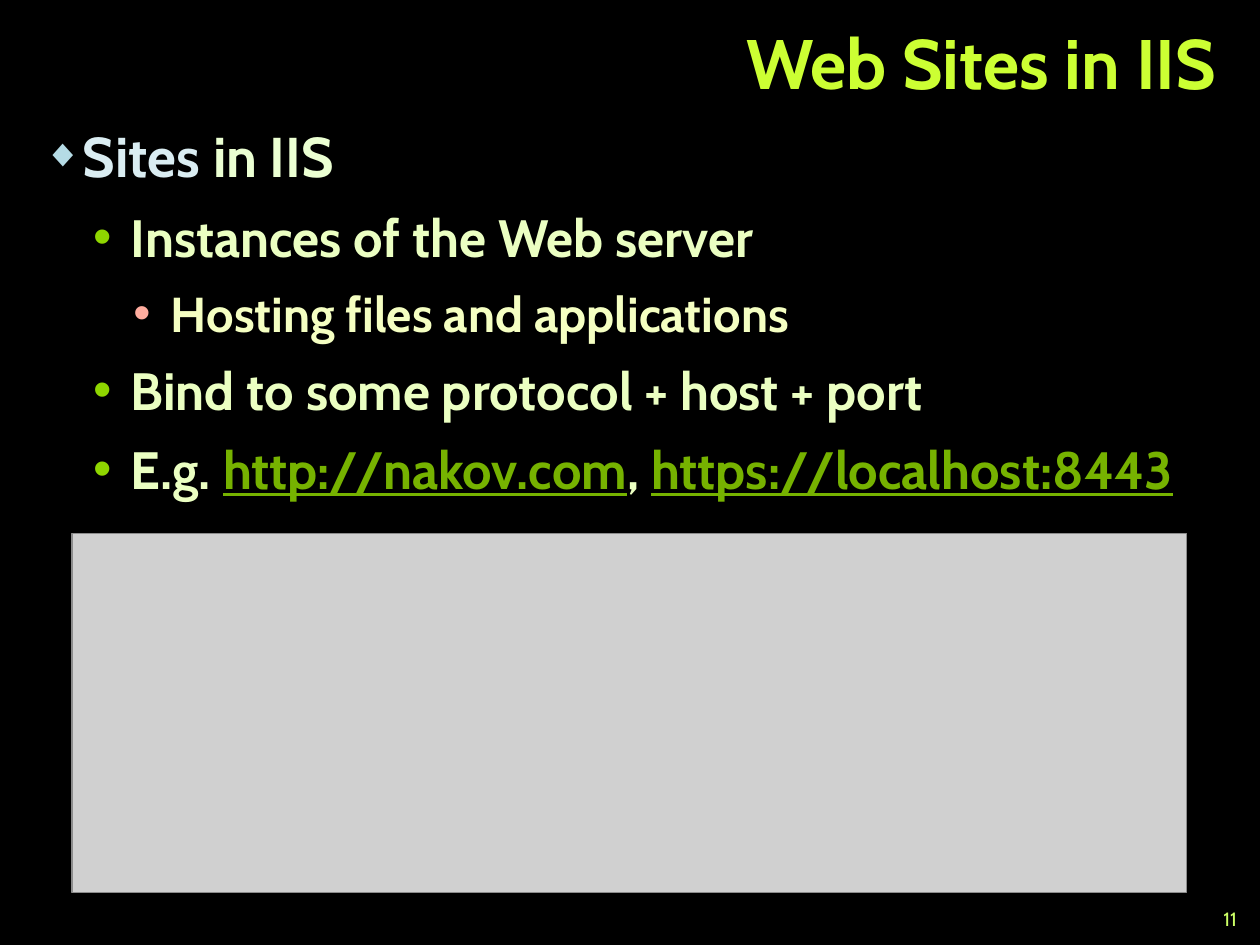
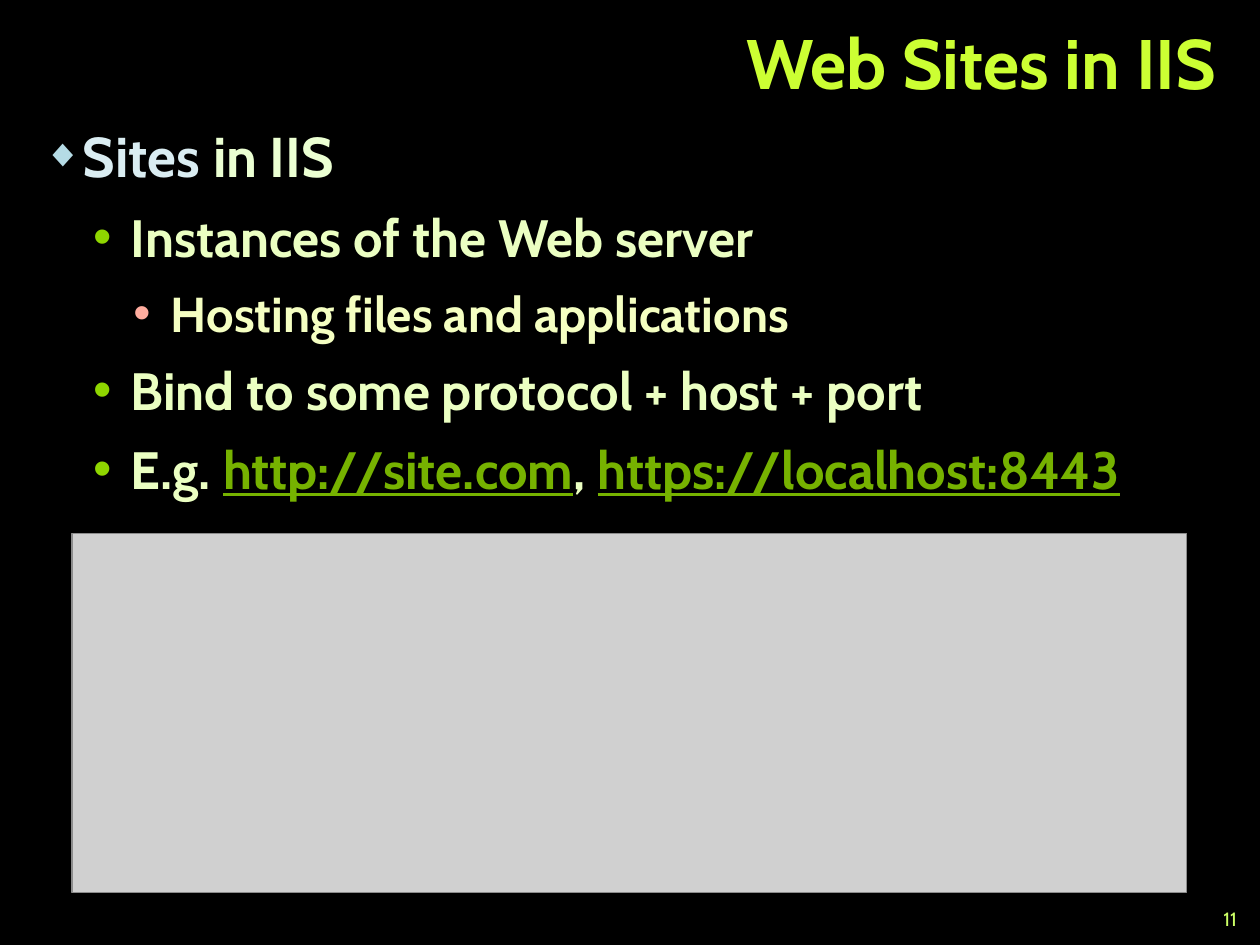
Before and after one commit to martin-nikolov/Telerik-Academy, a slide deck: slide 11 of ASP.NET MVC/08. IIS and Deployment of ASP.NET Applications/IIS and Deployment of ASP.NET Applications.pptx. Drawn at 1260x945 pixels with LibreOffice and Linux fonts; fonts in the diff are those of the drawing; grey boxes stand for pictures; background and template pictures are left out. Boxes give left, top, right and bottom in pixels: in the first picture for what was removed or moved away, otherwise in the second. Text is boxed around its words. In the diff, an @@ line names an element or a change of style, - is before the commit and + after.

```diff
--- a/ASP.NET MVC/08. IIS and Deployment of ASP.NET Applications/IIS and Deployment of ASP.NET Applications.pptx
+++ b/ASP.NET MVC/08. IIS and Deployment of ASP.NET Applications/IIS and Deployment of ASP.NET Applications.pptx
@@ text at <box>131,449,1120,501</box>: text changed @@
-  • E.g. http://nakov.com, https://localhost:8443
+  • E.g. http://site.com, https://localhost:8443
```
Also in this commit, not shown: 5 other slides changed, 1 slide added, 1 other file.
